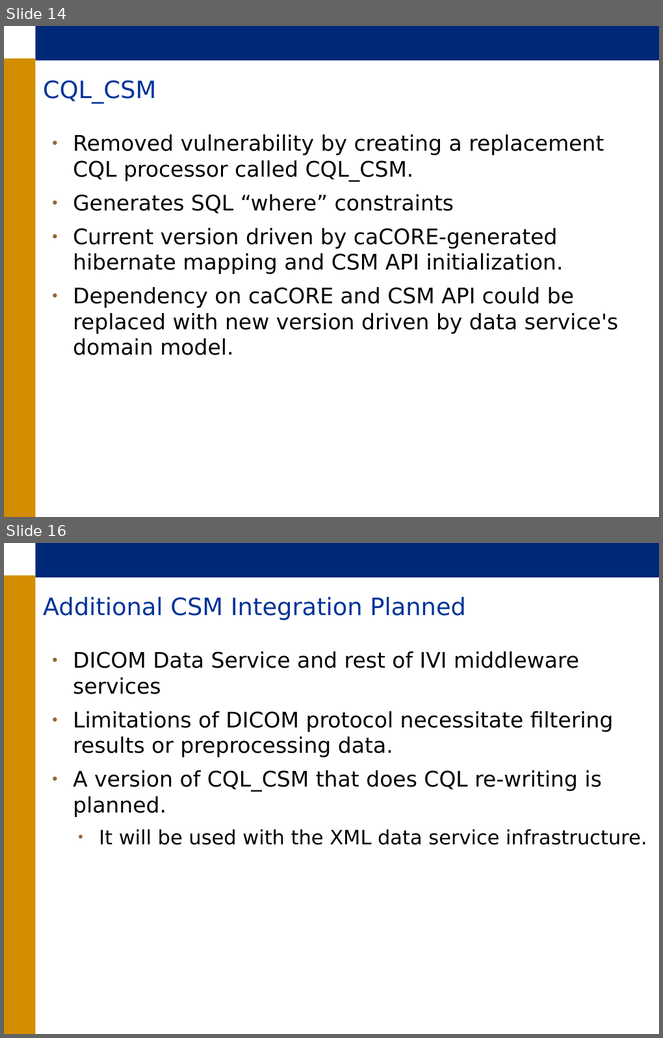
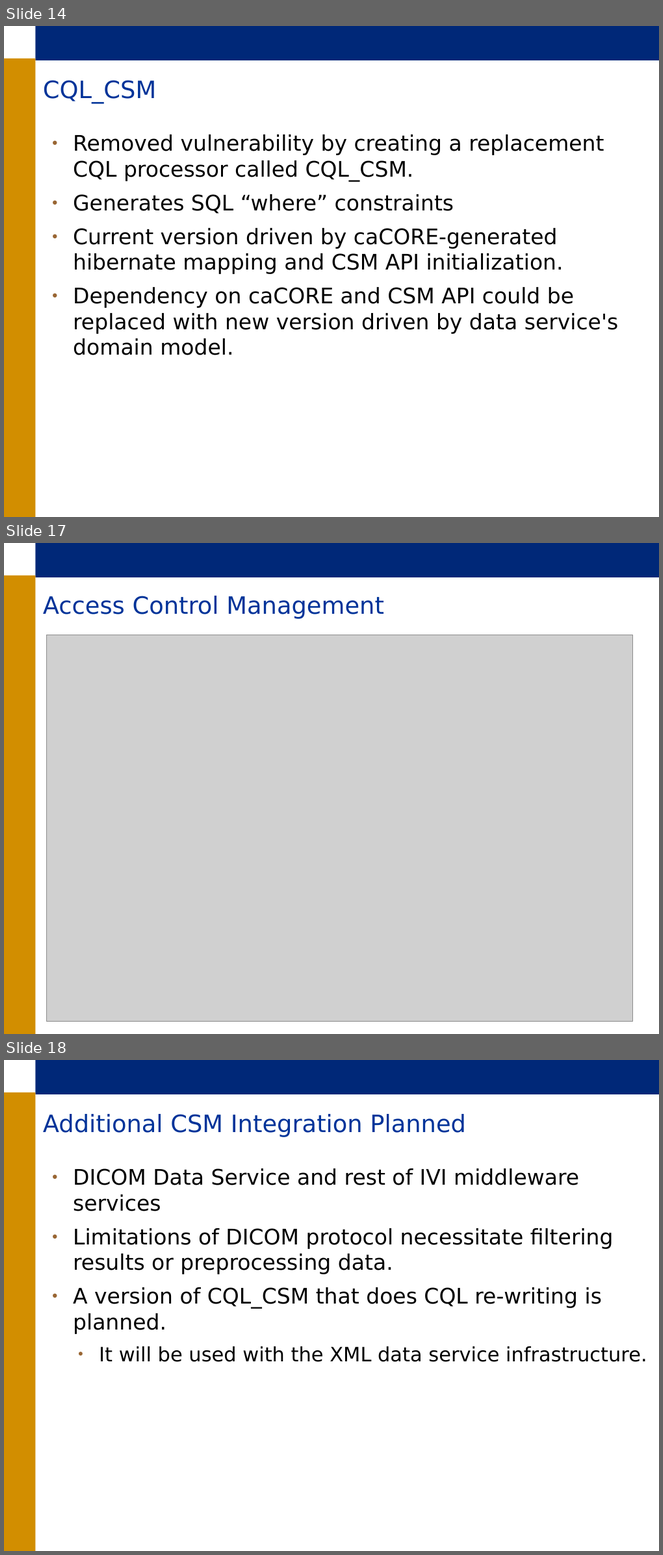
Before and after one commit to NCIP/cagrid-docs, a slide deck: general/meetings/UGM/2010-01-21_CSM-caCORE DataService Integration.ppt. Shown one above the other, each under a label of ours: slides 14 and 16 before the commit, slides 14, 17 and 18 after it; the slides between them are not shown. The pictures are 663x1038 and 663x1555 pixels, drawn with LibreOffice and Linux fonts; fonts in the diff are those of the drawing; grey boxes stand for pictures; background and template pictures are left out. Boxes give left, top, right and bottom in pixels: in the first picture for what was removed or moved away, otherwise in the second. Text is boxed around its words. In the diff, an @@ line names an element or a change of style, - is before the commit and + after.

```diff
--- a/general/meetings/UGM/2010-01-21_CSM-caCORE DataService Integration.ppt
+++ b/general/meetings/UGM/2010-01-21_CSM-caCORE DataService Integration.ppt
@@ slide 17 added at bbox=[4, 543, 659, 1034], background #FFFFFF; not listed: 2 template elements that a slide beside it also shows @@
@@ title added at bbox=[43, 596, 384, 619], 29 pt, text #003399 @@
+Access Control Management
@@ picture added at bbox=[46, 635, 633, 1021] @@
@@ what was slide 16 is now slide 18 @@
```
Also in this commit, not shown: 1 slide changed, 1 other slide added.
